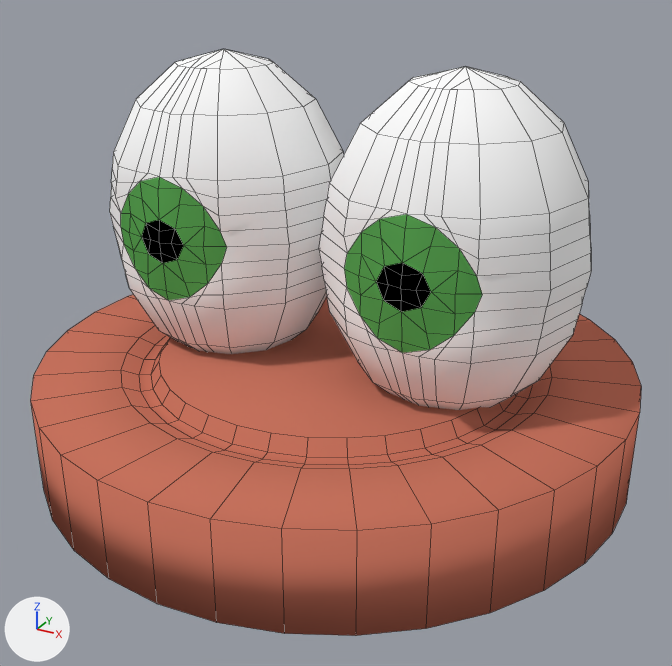
The Blender file Assets/Models/player_Eyes.blend, before and after one commit.
Rendered twice from a 50 mm lens placed at (2.07, -3.76, 2.25), pointed at (0.07, -0.13, 0.44). The lights are fixed; the arrows at lower left show +X, +Y and +Z. Mesh edges are drawn as thin lines.

Objects in the first picture: 'Base', 'Eyes'.
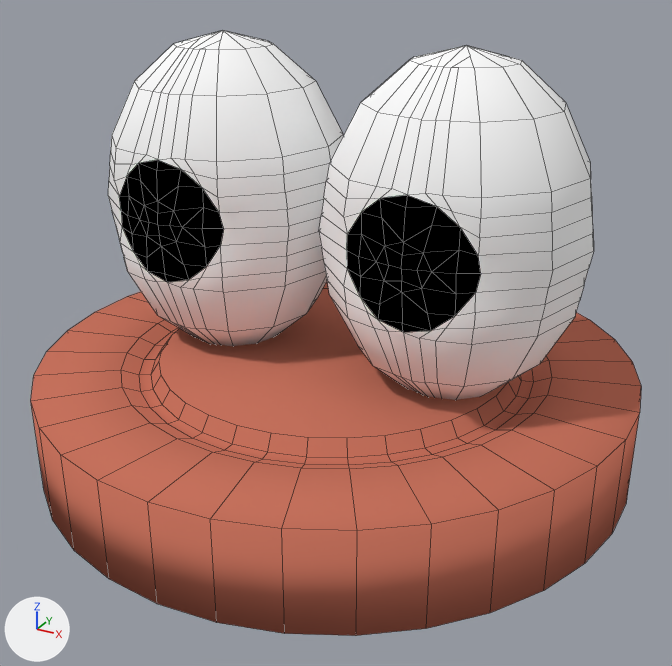
Boxes [x1, y1, x2, y2] around the edits, measured in the pictures (672 x 666 px; the box of a moved part takes in the faces that stretch with it):
'Eyes', reshaped, recoloured, moved: before [110, 49, 591, 410]; after [108, 31, 594, 400]
part 1 of me_sphere, moved or reshaped: before [110, 198, 551, 314]; after [108, 182, 553, 294]
part 2 of me_sphere, moved or reshaped: before [203, 226, 361, 295]; after [202, 208, 361, 276]
part 3 of me_sphere, recoloured (green to black): before [121, 182, 476, 349]; after [119, 163, 478, 331]

What the commit changed:
me_sphere has 216 vertices, 244 faces and spans x -0.01..1.99, y -0.94..1.0, z -1.2..0.8.
me_sphere is used by ob_eyes; location (0.0, 0.003, 1.076); scale (0.614, 0.614, 0.794).
Part 1, on me_sphere:
Vertex 59 of me_sphere moves from (1.5, -0.78, -0.2) at pixel (482, 294) to (1.48, -0.78, -0.2) at pixel (480, 273).
Part 2, on me_sphere:
Vertex 73 of me_sphere moves from (0.49, -0.78, -0.2) at pixel (344, 268) to (0.51, -0.78, -0.2) at pixel (346, 250).
me_sphere part 3: all 36 faces that had it switch from mat_eye_color (green #5baa55) to mat_eye_inside (black #000000).
Object 'Eyes' (ob_eyes) moves from (0.0, 0.003, 1.076) to (0.0, 0.003, 1.161).
